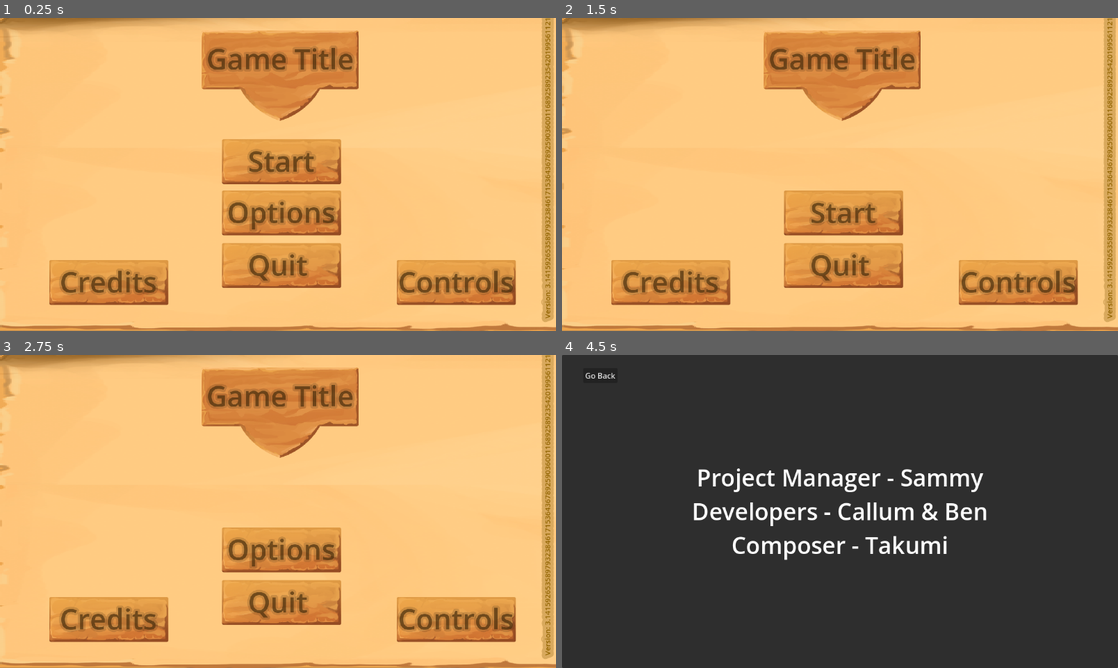
Above: before the commit, frames 1-4 (two rows, left to right).
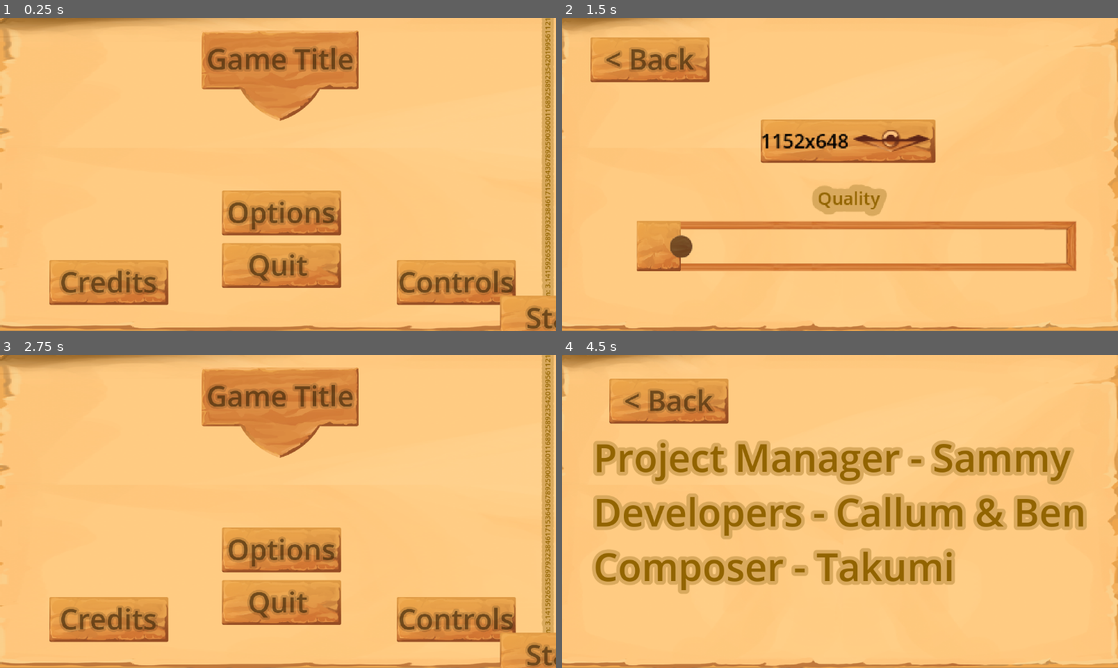
Above: after the commit, the same moments.

Repository: Benjamin-Fever/Global-Game-Jam-2024
Game: Godot game, scene res://start_menu.tscn
Two runs of this game, one before a commit and one after it. Both use one fixed random seed, a clock stepped at 60 frames per second and the inputs below.
Inputs (mouse positions are in pixels of both pictures, inside the frame that each line leads up to):
- Up to frame 1 (0.25 s): no input
- Up to frame 2 (1.5 s): click (845, 161) at 0.5 s, where only the run before the commit has a clickable "Start"; click (845, 196) at 1.25 s, where only the run before the commit has a clickable "Start"
- Up to frame 3 (2.75 s): click (88, 395) at 2 s, where only the run after the commit has a clickable "< Back"
- Up to frame 4 (4.5 s): click "Options" at 2.75 s; click "Go Back" (after the commit: "< Back") at 3.5 s; click "Credits" at 4.25 s

The runs differ from the first frame. In frame 1, 4.1% of the frame differs, in the area x 39-100%, y 38-100%; in frame 2, 32%; in frame 3, 1.0%; in frame 4, 100%, in the area x 0-100%, y 0-100%.

Commit message:
Prototype Commit

Diff:
--- a/controls.gd
+++ b/controls.gd
@@ -1,6 +1,5 @@
 extends Control
 
-@onready var button = $Panel/Button
 @onready var camera = get_parent().get_node("Camera2D")
 
 
--- a/controls.tscn
+++ b/controls.tscn
@@ -1,6 +1,7 @@
-[gd_scene load_steps=2 format=3 uid="uid://cg258ppsr85pk"]
+[gd_scene load_steps=3 format=3 uid="uid://cg258ppsr85pk"]
 
 [ext_resource type="Script" path="res://controls.gd" id="1_h8ik8"]
+[ext_resource type="Texture2D" uid="uid://c11575iqc4e4u" path="res://CasualUI_15_2.png" id="2_17e88"]
 
 [node name="Controls" type="Control"]
 layout_mode = 3
@@ -11,33 +12,55 @@
 grow_vertical = 2
 script = ExtResource("1_h8ik8")
 
-[node name="Panel" type="Panel" parent="."]
-layout_mode = 0
-offset_right = 1152.0
-offset_bottom = 648.0
-
-[node name="Label" type="Label" parent="Panel"]
+[node name="Label2" type="Label" parent="."]
 layout_mode = 1
 anchors_preset = 8
 anchor_left = 0.5
 anchor_top = 0.5
 anchor_right = 0.5
 anchor_bottom = 0.5
-offset_left = -59.0
-offset_top = -11.5
-offset_right = 59.0
-offset_bottom = 11.5
+offset_left = -54.0
+offset_top = -11.0
+offset_right = 54.0
+offset_bottom = 11.0
 grow_horizontal = 2
 grow_vertical = 2
-theme_override_font_sizes/font_size = 11
-text = "Use The Mouse"
+theme_override_colors/font_color = Color(0.572549, 0.392157, 0, 1)
+theme_override_colors/font_shadow_color = Color(0.85098, 0.662745, 0.364706, 1)
+theme_override_constants/shadow_offset_x = 0
+theme_override_constants/shadow_offset_y = 0
+theme_override_constants/shadow_outline_size = 30
+theme_override_font_sizes/font_size = 15
+text = "Use the mouse"
 
-[node name="Button" type="Button" parent="Panel"]
+[node name="Button" type="TextureButton" parent="."]
 layout_mode = 0
 offset_left = 98.0
 offset_top = 49.0
 offset_right = 169.0
 offset_bottom = 80.0
-text = "Go Back"
+scale = Vector2(0.7, 0.7)
+texture_normal = ExtResource("2_17e88")
 
-[connection signal="pressed" from="Panel/Button" to="." method="_on_button_pressed"]
+[node name="Label" type="Label" parent="Button"]
+layout_mode = 1
+anchors_preset = 8
+anchor_left = 0.5
+anchor_top = 0.5
+anchor_right = 0.5
+anchor_bottom = 0.5
+offset_left = -99.6616
+offset_top = -60.9263
+offset_right = 97.3384
+offset_bottom = 54.0737
+grow_horizontal = 2
+grow_vertical = 2
+theme_override_colors/font_color = Color(0.282353, 0.176471, 0.0431373, 0.603922)
+theme_override_colors/font_shadow_color = Color(0, 0, 0, 0.137255)
+theme_override_constants/shadow_offset_x = 0
+theme_override_constants/shadow_offset_y = 0
+theme_override_constants/shadow_outline_size = 26
+theme_override_font_sizes/font_size = 84
+text = "< Back"
+
+[connection signal="pressed" from="Button" to="." method="_on_button_pressed"]
--- a/credits.tscn
+++ b/credits.tscn
@@ -1,6 +1,8 @@
-[gd_scene load_steps=2 format=3 uid="uid://bb0fieibakdgt"]
+[gd_scene load_steps=4 format=3 uid="uid://bb0fieibakdgt"]
 
 [ext_resource type="Script" path="res://credits.gd" id="1_sfjw8"]
+[ext_resource type="Texture2D" uid="uid://dc6vm774q3ep0" path="res://CasualUI_16_3.png" id="2_yls8x"]
+[ext_resource type="Texture2D" uid="uid://c11575iqc4e4u" path="res://CasualUI_15_2.png" id="3_5g7l0"]
 
 [node name="Credits" type="Control"]
 layout_mode = 3
@@ -11,34 +13,72 @@
 grow_vertical = 2
 script = ExtResource("1_sfjw8")
 
-[node name="Panel" type="Panel" parent="."]
+[node name="Background" type="TextureRect" parent="."]
 layout_mode = 1
-anchors_preset = 15
-anchor_right = 1.0
-anchor_bottom = 1.0
+anchors_preset = 8
+anchor_left = 0.5
+anchor_top = 0.5
+anchor_right = 0.5
+anchor_bottom = 0.5
+offset_left = -617.0
+offset_top = -342.0
+offset_right = 595.0
+offset_bottom = 326.0
 grow_horizontal = 2
 grow_vertical = 2
+texture = ExtResource("2_yls8x")
+expand_mode = 3
 
-[node name="Label" type="Label" parent="Panel"]
+[node name="Button2" type="TextureButton" parent="."]
+offset_left = 98.0
+offset_top = 49.0
+offset_right = 169.0
+offset_bottom = 80.0
+scale = Vector2(0.7, 0.7)
+texture_normal = ExtResource("3_5g7l0")
+
+[node name="Label" type="Label" parent="Button2"]
 layout_mode = 1
-anchors_preset = 15
-anchor_right = 1.0
-anchor_bottom = 1.0
+anchors_preset = 8
+anchor_left = 0.5
+anchor_top = 0.5
+anchor_right = 0.5
+anchor_bottom = 0.5
+offset_left = -99.6616
+offset_top = -60.9263
+offset_right = 97.3384
+offset_bottom = 54.0737
 grow_horizontal = 2
 grow_vertical = 2
-theme_override_font_sizes/font_size = 48
+theme_override_colors/font_color = Color(0.282353, 0.176471, 0.0431373, 0.603922)
+theme_override_colors/font_shadow_color = Color(0, 0, 0, 0.137255)
+theme_override_constants/shadow_offset_x = 0
+theme_override_constants/shadow_offset_y = 0
+theme_override_constants/shadow_outline_size = 26
+theme_override_font_sizes/font_size = 84
+text = "< Back"
+
+[node name="Label2" type="Label" parent="."]
+layout_mode = 1
+anchors_preset = 8
+anchor_left = 0.5
+anchor_top = 0.5
+anchor_right = 0.5
+anchor_bottom = 0.5
+offset_left = -511.0
+offset_top = -168.0
+offset_right = 511.0
+offset_bottom = 168.0
+grow_horizontal = 2
+grow_vertical = 2
+theme_override_colors/font_color = Color(0.572549, 0.392157, 0, 1)
+theme_override_colors/font_shadow_color = Color(0.85098, 0.662745, 0.364706, 1)
+theme_override_constants/shadow_offset_x = 0
+theme_override_constants/shadow_offset_y = 0
+theme_override_constants/shadow_outline_size = 30
+theme_override_font_sizes/font_size = 80
 text = "Project Manager - Sammy
 Developers - Callum & Ben
 Composer - Takumi"
-horizontal_alignment = 1
-vertical_alignment = 1
 
-[node name="Button" type="Button" parent="Panel"]
-layout_mode = 0
-offset_left = 44.0
-offset_top = 27.0
-offset_right = 115.0
-offset_bottom = 58.0
-text = "Go Back"
-
-[connection signal="pressed" from="Panel/Button" to="." method="_on_button_pressed"]
+[connection signal="pressed" from="Button2" to="." method="_on_button_pressed"]
--- a/options.gd
+++ b/options.gd
@@ -4,7 +4,7 @@
 
 var res = [Vector2(1.15,1.25),Vector2(0.75,0.95),Vector2(0.8,0.85),Vector2(1,1)]
 
-@onready var res_drop = $Panel/OptionButton
+@onready var res_drop = $Background/OptionButton
 
 func _ready():
 	if Global.started:
--- a/options.tscn
+++ b/options.tscn
@@ -1,6 +1,61 @@
-[gd_scene load_steps=2 format=3 uid="uid://b7pybnbsrveqt"]
+[gd_scene load_steps=13 format=3 uid="uid://b7pybnbsrveqt"]
 
 [ext_resource type="Script" path="res://options.gd" id="1_4uolh"]
+[ext_resource type="Texture2D" uid="uid://dc6vm774q3ep0" path="res://CasualUI_16_3.png" id="2_b4lvb"]
+[ext_resource type="Texture2D" uid="uid://c11575iqc4e4u" path="res://CasualUI_15_2.png" id="3_c250a"]
+[ext_resource type="Texture2D" uid="uid://b2138afcfso2b" path="res://CasualUI_5_1.png" id="4_8dhxy"]
+[ext_resource type="Texture2D" uid="uid://c1dremtsksgvr" path="res://CasualUI_15_4.png" id="5_y7qjy"]
+[ext_resource type="Texture2D" uid="uid://dvsnxlhv6a38g" path="res://CasualUI_13_4.png" id="6_mvxa2"]
+
+[sub_resource type="AtlasTexture" id="AtlasTexture_7l0ok"]
+atlas = ExtResource("4_8dhxy")
+region = Rect2(34, 46, 63, 18)
+
+[sub_resource type="StyleBoxTexture" id="StyleBoxTexture_80iqp"]
+texture = ExtResource("3_c250a")
+
+[sub_resource type="Theme" id="Theme_52qsb"]
+OptionButton/colors/font_color = Color(0, 0, 0, 1)
+OptionButton/colors/font_disabled_color = Color(0, 0, 0, 1)
+OptionButton/colors/font_focus_color = Color(0, 0, 0, 1)
+OptionButton/colors/font_hover_color = Color(0, 0, 0, 1)
+OptionButton/colors/font_hover_pressed_color = Color(0, 0, 0, 1)
+OptionButton/colors/font_outline_color = Color(0, 0, 0, 1)
+OptionButton/colors/font_pressed_color = Color(0, 0, 0, 1)
+OptionButton/constants/arrow_margin = 5
+OptionButton/constants/h_separation = 0
+OptionButton/constants/modulate_arrow = 0
+OptionButton/constants/outline_size = 0
+OptionButton/font_sizes/font_size = 16
+OptionButton/fonts/font = null
+OptionButton/icons/arrow = SubResource("AtlasTexture_7l0ok")
+OptionButton/styles/disabled = null
+OptionButton/styles/disabled_mirrored = null
+OptionButton/styles/focus = null
+OptionButton/styles/hover = null
+OptionButton/styles/hover_mirrored = null
+OptionButton/styles/normal = SubResource("StyleBoxTexture_80iqp")
+OptionButton/styles/normal_mirrored = null
+OptionButton/styles/pressed = null
+OptionButton/styles/pressed_mirrored = null
+
+[sub_resource type="StyleBoxTexture" id="StyleBoxTexture_uwdjb"]
+texture = ExtResource("3_c250a")
+
+[sub_resource type="StyleBoxTexture" id="StyleBoxTexture_lidhy"]
+texture = ExtResource("6_mvxa2")
+texture_margin_bottom = 56.0
+
+[sub_resource type="Theme" id="Theme_kp2b5"]
+HSlider/constants/center_grabber = 0
+HSlider/constants/grabber_offset = 0
+HSlider/icons/grabber = ExtResource("5_y7qjy")
+HSlider/icons/grabber_disabled = null
+HSlider/icons/grabber_highlight = ExtResource("5_y7qjy")
+HSlider/icons/tick = null
+HSlider/styles/grabber_area = SubResource("StyleBoxTexture_uwdjb")
+HSlider/styles/grabber_area_highlight = SubResource("StyleBoxTexture_uwdjb")
+HSlider/styles/slider = SubResource("StyleBoxTexture_lidhy")
 
 [node name="Options" type="Control"]
 layout_mode = 3
@@ -10,43 +65,62 @@
 grow_horizontal = 2
 grow_vertical = 2
 script = ExtResource("1_4uolh")
-
-[node name="Panel" type="Panel" parent="."]
-layout_mode = 0
-offset_right = 1152.0
-offset_bottom = 648.0
-
-[node name="HSlider" type="HSlider" parent="Panel"]
-layout_mode = 0
-offset_left = 326.0
-offset_top = 368.0
-offset_right = 819.0
-offset_bottom = 384.0
-
-[node name="Label" type="Label" parent="Panel/HSlider"]
-layout_mode = 0
-offset_left = 190.0
-offset_top = -58.0
-offset_right = 274.0
-offset_bottom = -24.0
-theme_override_font_sizes/font_size = 24
-text = "Quality"
-
-[node name="Button" type="Button" parent="Panel"]
-layout_mode = 0
-offset_left = 59.0
-offset_top = 40.0
-offset_right = 67.0
-offset_bottom = 48.0
-text = "Go Back"
-
-[node name="OptionButton" type="OptionButton" parent="Panel"]
-layout_mode = 0
-offset_left = 452.0
-offset_top = 192.0
-offset_right = 597.0
-offset_bottom = 228.0
-scale = Vector2(1.5, 1.5)
+metadata/_edit_vertical_guides_ = [596.0]
+
+[node name="Background" type="TextureRect" parent="."]
+layout_mode = 1
+anchors_preset = 8
+anchor_left = 0.5
+anchor_top = 0.5
+anchor_right = 0.5
+anchor_bottom = 0.5
+offset_left = -617.0
+offset_top = -342.0
+offset_right = 595.0
+offset_bottom = 326.0
+grow_horizontal = 2
+grow_vertical = 2
+texture = ExtResource("2_b4lvb")
+expand_mode = 3
+
+[node name="Button" type="TextureButton" parent="Background"]
+layout_mode = 0
+offset_left = 100.0
+offset_top = 58.0
+offset_right = 453.0
+offset_bottom = 191.0
+scale = Vector2(0.7, 0.7)
+texture_normal = ExtResource("3_c250a")
+
+[node name="Label" type="Label" parent="Background/Button"]
+layout_mode = 1
+anchors_preset = 8
+anchor_left = 0.5
+anchor_top = 0.5
+anchor_right = 0.5
+anchor_bottom = 0.5
+offset_left = -99.6616
+offset_top = -60.9263
+offset_right = 97.3384
+offset_bottom = 54.0737
+grow_horizontal = 2
+grow_vertical = 2
+theme_override_colors/font_color = Color(0.282353, 0.176471, 0.0431373, 0.603922)
+theme_override_colors/font_shadow_color = Color(0, 0, 0, 0.137255)
+theme_override_constants/shadow_offset_x = 0
+theme_override_constants/shadow_offset_y = 0
+theme_override_constants/shadow_outline_size = 26
+theme_override_font_sizes/font_size = 84
+text = "< Back"
+
+[node name="OptionButton" type="OptionButton" parent="Background"]
+layout_mode = 0
+offset_left = 453.0
+offset_top = 228.0
+offset_right = 598.0
+offset_bottom = 264.0
+scale = Vector2(2.5, 2.5)
+theme = SubResource("Theme_52qsb")
 item_count = 4
 selected = 3
 popup/item_0/text = "690x420"
@@ -62,20 +136,64 @@
 popup/item_3/id = 3
 popup/item_3/disabled = true
 
-[node name="Label" type="Label" parent="Panel/OptionButton"]
-layout_mode = 0
-offset_left = 31.3333
-offset_top = -30.0
-offset_right = 114.333
-offset_bottom = -7.0
+[node name="Label2" type="Label" parent="Background/OptionButton"]
+layout_mode = 1
+anchors_preset = 8
+anchor_left = 0.5
+anchor_top = 0.5
+anchor_right = 0.5
+anchor_bottom = 0.5
+offset_left = -47.1667
+offset_top = -52.6667
+offset_right = 55.8333
+offset_bottom = -24.6667
+grow_horizontal = 2
+grow_vertical = 2
+theme_override_colors/font_color = Color(0.572549, 0.392157, 0, 1)
+theme_override_colors/font_shadow_color = Color(0.85098, 0.662745, 0.364706, 1)
+theme_override_constants/shadow_offset_x = 0
+theme_override_constants/shadow_offset_y = 0
+theme_override_constants/shadow_outline_size = 30
+theme_override_font_sizes/font_size = 20
 text = "Resolution"
 
-[node name="More_Options" type="Button" parent="Panel"]
-layout_mode = 0
-offset_left = 1213.0
-offset_top = 276.0
-offset_right = 1313.0
-offset_bottom = 352.0
+[node name="HSlider" type="HSlider" parent="Background"]
+layout_mode = 0
+offset_left = 196.0
+offset_top = 405.0
+offset_right = 687.0
+offset_bottom = 497.0
+scale = Vector2(1.855, 1.855)
+theme = SubResource("Theme_kp2b5")
+value = 8.0
+
+[node name="Label2" type="Label" parent="Background/HSlider"]
+layout_mode = 1
+anchors_preset = 8
+anchor_left = 0.5
+anchor_top = 0.5
+anchor_right = 0.5
+anchor_bottom = 0.5
+offset_left = -43.8828
+offset_top = -68.1024
+offset_right = 59.1172
+offset_bottom = -40.1024
+grow_horizontal = 2
+grow_vertical = 2
+theme_override_colors/font_color = Color(0.572549, 0.392157, 0, 1)
+theme_override_colors/font_shadow_color = Color(0.85098, 0.662745, 0.364706, 1)
+theme_override_constants/shadow_offset_x = 0
+theme_override_constants/shadow_offset_y = 0
+theme_override_constants/shadow_outline_size = 30
+theme_override_font_sizes/font_size = 20
+text = "Quality"
+
+[node name="More_Options" type="Button" parent="Background"]
+layout_mode = 0
+offset_left = 1254.0
+offset_top = 294.0
+offset_right = 1354.0
+offset_bottom = 370.0
 theme_override_font_sizes/font_size = 24
 text = "More
 Options"
@@ -83,6 +201,6 @@
 [node name="Camera2D" type="Camera2D" parent="."]
 position = Vector2(576, 324)
 
-[connection signal="pressed" from="Panel/Button" to="." method="_on_button_pressed"]
-[connection signal="item_selected" from="Panel/OptionButton" to="." method="_on_option_button_item_selected"]
-[connection signal="pressed" from="Panel/More_Options" to="." method="_on_more_options_pressed"]
+[connection signal="pressed" from="Background/Button" to="." method="_on_button_pressed"]
+[connection signal="item_selected" from="Background/OptionButton" to="." method="_on_option_button_item_selected"]
+[connection signal="pressed" from="Background/More_Options" to="." method="_on_more_options_pressed"]
--- a/project.godot
+++ b/project.godot
@@ -31,3 +31,4 @@
 [rendering]
 
 textures/canvas_textures/default_texture_filter=0
+renderer/rendering_method="gl_compatibility"
--- a/start_menu.tscn
+++ b/start_menu.tscn
@@ -168,10 +168,10 @@
 anchor_top = 0.5
 anchor_right = 0.5
 anchor_bottom = 0.5
-offset_left = -173.0
-offset_top = -94.0
-offset_right = 180.0
-offset_bottom = 39.0012
+offset_left = 403.0
+offset_top = 230.0
+offset_right = 756.0
+offset_bottom = 363.001
 grow_horizontal = 2
 grow_vertical = 2
 scale = Vector2(0.7, 0.7)
@@ -401,7 +401,7 @@
 offset_left = 1152.0
 offset_right = 1152.0
 
-[node name="Label2" type="Label" parent="."]
+[node name="Version Label" type="Label" parent="."]
 layout_mode = 0
 offset_left = 1123.0
 offset_top = 622.0
Binary file added: CasualUI_13_4.png
Not shown, added: CasualUI_13_4.png.import
Binary file added: CasualUI_14_3.png
Not shown, added: CasualUI_14_3.png.import
Binary file added: CasualUI_15_4.png
Not shown, added: CasualUI_15_4.png.import
Binary file added: CasualUI_4_1.png
Not shown, added: CasualUI_4_1.png.import
Binary file added: CasualUI_5_1.png
Not shown, added: CasualUI_5_1.png.import
Not shown, added: export_presets.cfg
Not shown, changed: .gitignore
